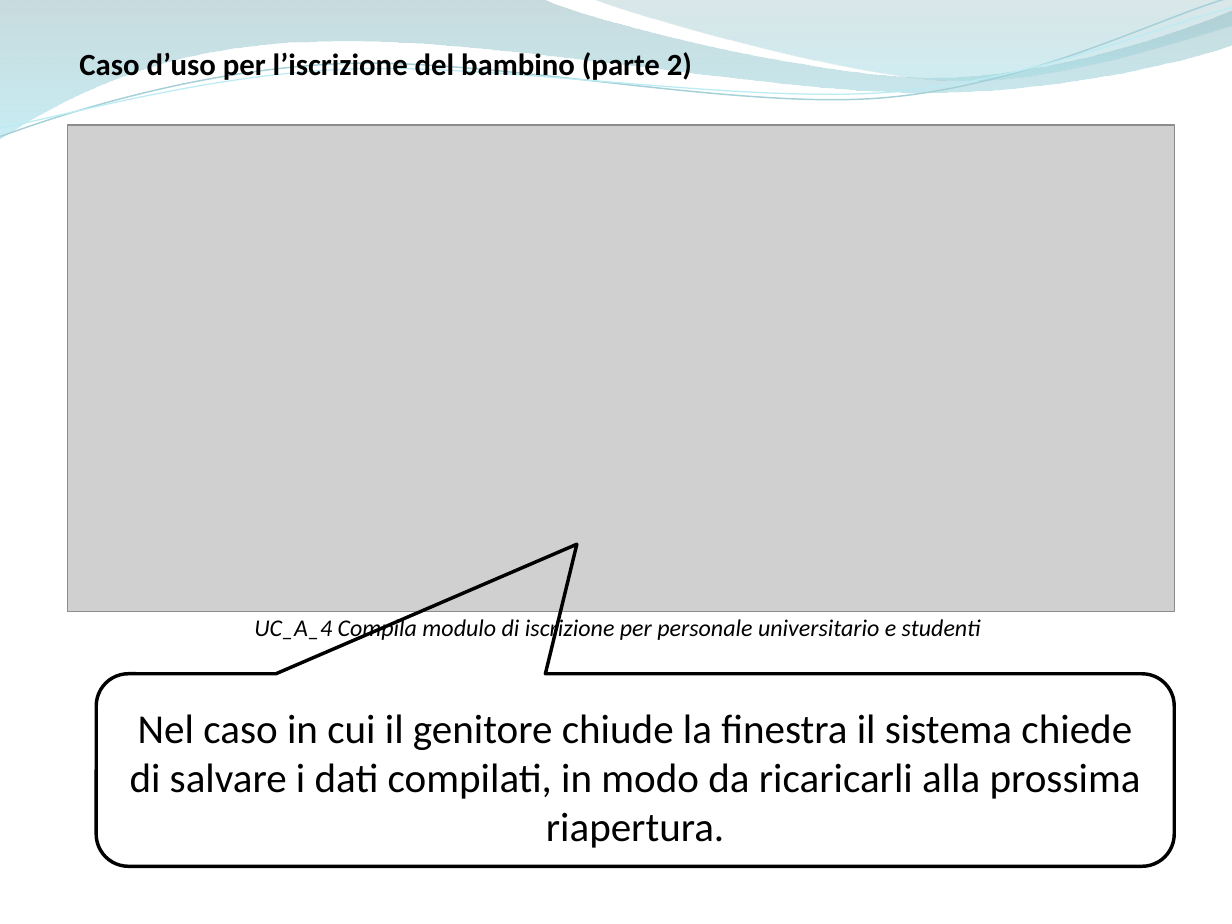
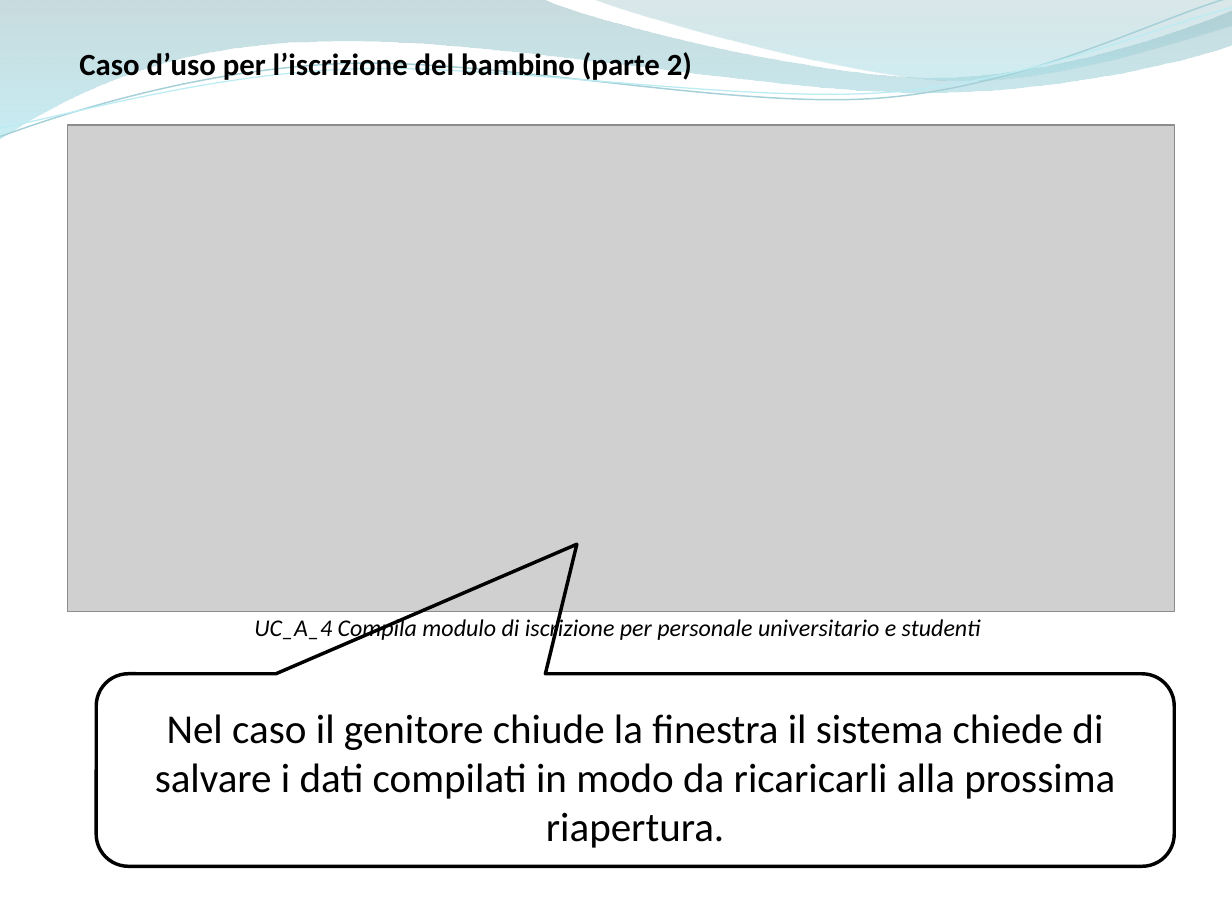
Before and after one commit to ammirate/at-silo, a slide deck: slide 11 of Presentazione/Atsilo1/[BOZZA] Atsilo_A_PresentazioneFinale copia.pptx. Drawn at 1232x924 pixels with LibreOffice and Linux fonts; fonts in the diff are those of the drawing; grey boxes stand for pictures. Boxes give left, top, right and bottom in pixels: in the first picture for what was removed or moved away, otherwise in the second. Text is boxed around its words. In the diff, an @@ line names an element or a change of style, - is before the commit and + after.

```diff
--- a/Presentazione/Atsilo1/[BOZZA] Atsilo_A_PresentazioneFinale copia.pptx
+++ b/Presentazione/Atsilo1/[BOZZA] Atsilo_A_PresentazioneFinale copia.pptx
@@ text in rounded speech box at box(155, 714, 1115, 848): text changed @@
-Nel caso in cui il genitore chiude la finestra il sistema chiede di salvare i dati compilati, in modo da ricaricarli alla prossima riapertura.
+Nel caso il genitore chiude la finestra il sistema chiede di salvare i dati compilati in modo da ricaricarli alla prossima riapertura.
```
Also in this commit, not shown: 7 other slides changed, 1 slide added, 1 slide removed, 2 other files.
